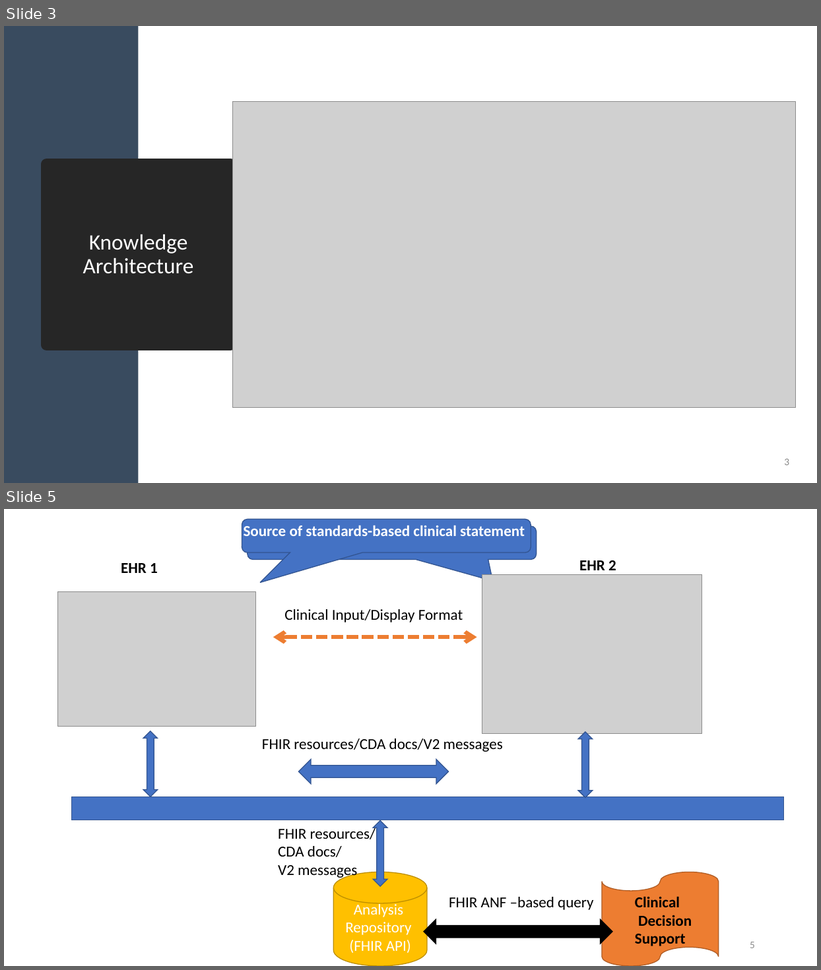
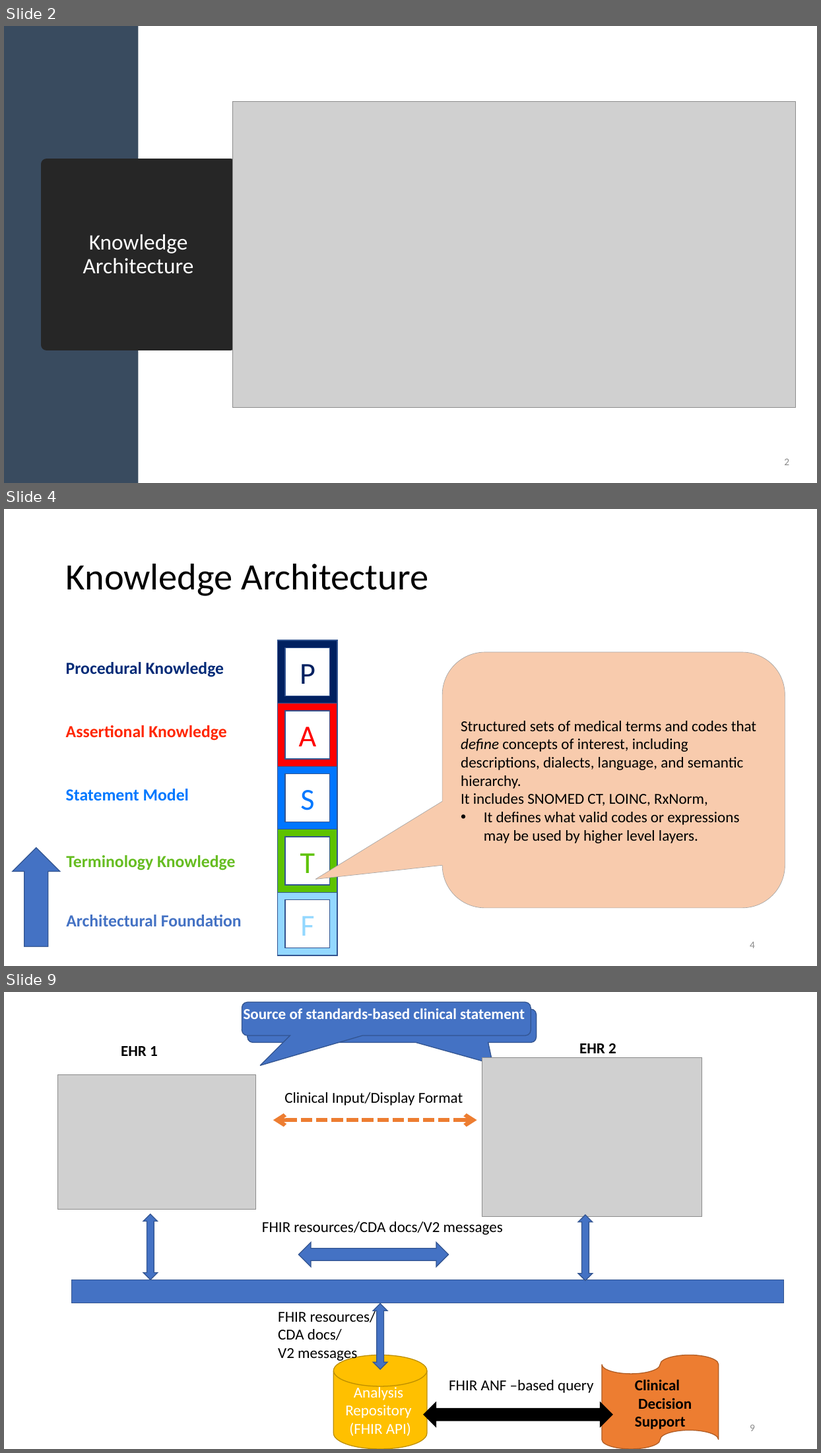
Before and after one commit to HL7/ANF, a slide deck: src/main/uml/doc/ANF Reference Model.pptx. Shown one above the other, each under a label of ours: slides 3 and 5 before the commit, slides 2, 4 and 9 after it; the slides between them are not shown. The pictures are 821x970 and 821x1453 pixels, drawn with LibreOffice and Linux fonts; fonts in the diff are those of the drawing; grey boxes stand for pictures. Boxes give left, top, right and bottom in pixels: in the first picture for what was removed or moved away, otherwise in the second. Text is boxed around its words. In the diff, an @@ line names an element or a change of style, - is before the commit and + after.

Commit message:
Updated foundational model

```diff
--- a/src/main/uml/doc/ANF Reference Model.pptx
+++ b/src/main/uml/doc/ANF Reference Model.pptx
@@ slide 4 added at [4, 509, 817, 966], background #FFFFFF @@
@@ title added at [66, 563, 429, 596], 44 pt, text #000000 @@
+Knowledge Architecture
@@ group added at [66, 641, 338, 956]: 5 frames, 5 texts @@
+P
+A
+S
+T
+F
+Terminology Knowledge
+Architectural Foundation
+Statement Model
+Assertional Knowledge
+Procedural Knowledge
@@ rounded speech box added at [443, 652, 785, 908], fill #F8CBAD, outline #A5A5A5 0.5 pt, 18 pt, text #000000 @@
+Structured sets of medical terms and codes that define concepts of interest, including descriptions, dialects, language, and semantic hierarchy.
+It includes SNOMED CT, LOINC, RxNorm,
+• It defines what valid codes or expressions may be used by higher level layers.
@@ up arrow added at [13, 848, 60, 947], fill #4472C4, outline #325491 1 pt @@
@@ page number added at [750, 942, 755, 949], 12 pt, text #8C8C8C @@
+4
@@ what was slide 3 is now slide 2 @@
@@ page number at [784, 459, 789, 466]: text changed @@
-3
+2
@@ what was slide 5 is now slide 9 @@
@@ page number at [750, 1425, 755, 1432]: text changed @@
-5
+9
```
Also in this commit, not shown: 6 other slides added, 8 slides removed, 1 other file.
